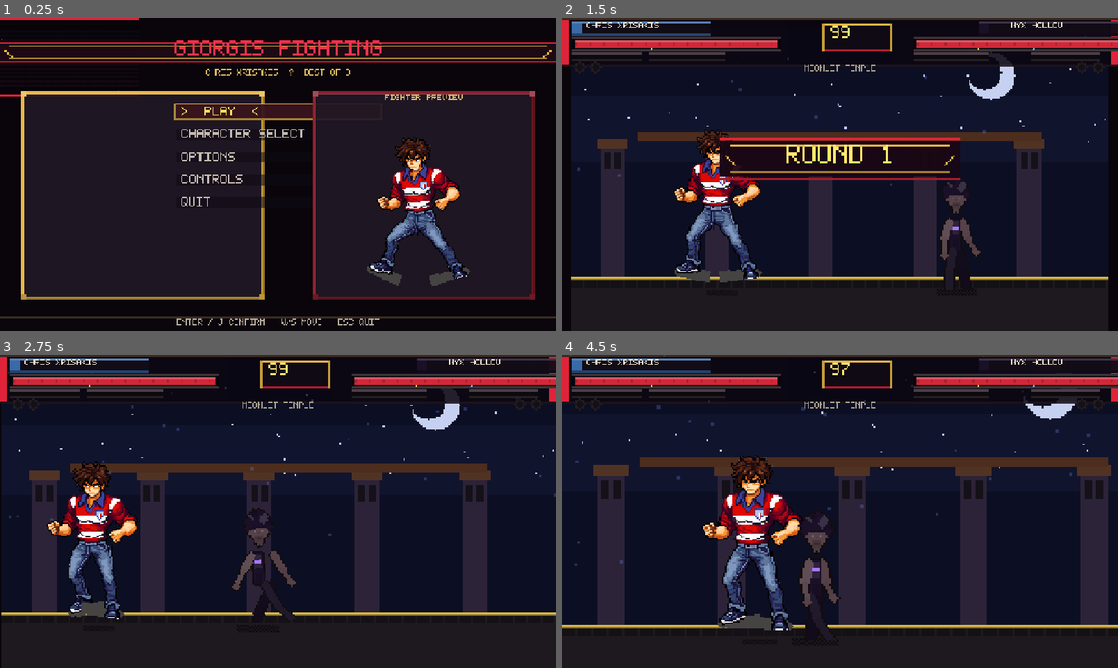
Above: before the commit, frames 1-4 (two rows, left to right).
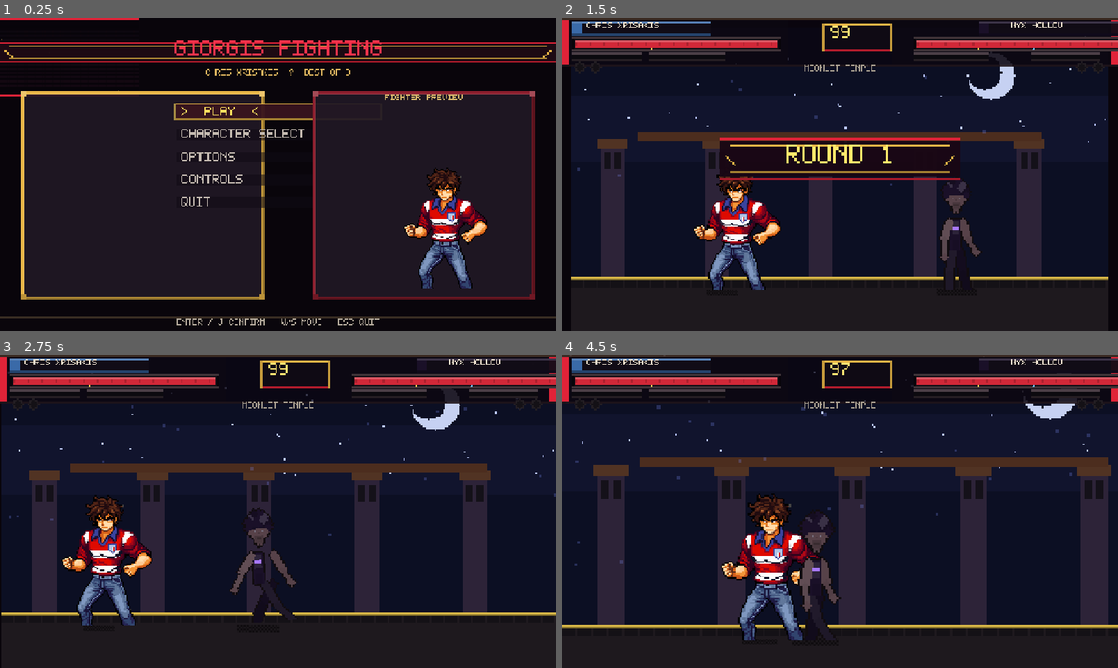
Above: after the commit, the same moments.

Repository: SirGiorgis/games
Game: Godot game, scene res://scenes/bootstrap.tscn
The game is run twice, just before and just after one commit, with the same random seed, the same clock (stepped at 60 frames per second) and the same inputs.
Inputs (mouse positions are in pixels of both pictures, inside the frame that each line leads up to):
- Up to frame 1 (0.25 s): no input
- Up to frame 2 (1.5 s): tap Enter (menu_confirm) at 0.5 s; move the mouse to (962, 158) at 0.52 s; hold D (menu_right) from 0.53 s (still down); tap U (p1_block) at 0.6 s; click (962, 158) at 0.67 s; tap Space at 0.77 s; move the mouse to (728, 190) at 1.27 s; tap I (p1_grab) at 1.35 s
- Up to frame 3 (2.75 s): tap Space at 1.52 s; move the mouse to (333, 442) at 2.02 s; release D (menu_right) at 2.03 s; hold A (menu_left) from 2.03 s (still down); tap K (p1_heavy) at 2.1 s
- Up to frame 4 (4.5 s): move the mouse to (812, 574) at 2.77 s; release A (menu_left) at 2.78 s; hold D (menu_right) 2.78-4.28 s; tap J (p1_light) at 2.85 s; click (812, 574) at 2.92 s; tap Space at 3.02, 3.77 s; move the mouse to (1006, 558) at 3.52 s; tap L (p1_special) at 3.6 s; move the mouse to (673, 464) at 4.27 s; hold A (menu_left) from 4.28 s (still down); tap O (p1_ultimate) at 4.35 s

The runs differ from the first frame. In frame 1, 4.4% of the frame differs, in the area x 66-88%, y 38-87%; in frame 2, 4.4%; in frame 3, 4.8%; in frame 4, 6.0%, in the area x 25-47%, y 32-92%.

Commit message:
Fix Chris model animation: full-body locomotion with arm-overlay attacks.
- Use intact sprite blits for idle/walk/run to eliminate limb gaps
- Overlay rotating punch arm on attacks with lunge offsets and impact flashes
- Hold strike frame during active hitbox window for readable punches
- Stronger walk bob/weight shift and attack squash/lunge in FighterVisual

Co-authored-by: SirGiorgis <SirGiorgis@users.noreply.github.com>

Diff:
--- a/ashen-rite/scripts/combat/fighter.gd
+++ b/ashen-rite/scripts/combat/fighter.gd
@@ -433,6 +433,7 @@
 	attack_active_until = atk.startup + atk.active
 	hitbox.disarm()
 	hitbox.configure(atk.size, Vector2(atk.reach * facing, atk.y))
+	visual.set_attack_timing(atk.startup, atk.active, atk.duration)
 	match kind:
 		"light", "clight", "jlight":
 			state = State.LIGHT
--- a/ashen-rite/scripts/combat/fighter_visual.gd
+++ b/ashen-rite/scripts/combat/fighter_visual.gd
@@ -21,6 +21,9 @@
 var _last_pose := ""
 var _hold_pose := false
 var _base_scale := Vector2.ONE
+var _atk_startup := 0.0
+var _atk_active := 0.0
+var _atk_duration := 1.0
 
 const ONE_SHOT := ["hit", "air_hit", "launch", "knockdown", "defeat", "land", "getup", "prejump", "block_hit"]
 const ATTACK_POSES := ["light", "clight", "jlight", "heavy", "cheavy", "jheavy", "special", "ultimate", "grab", "jump"]
@@ -71,6 +74,12 @@
 	impact = max(impact, amount)
 
 
+func set_attack_timing(startup: float, active: float, duration: float) -> void:
+	_atk_startup = startup
+	_atk_active = active
+	_atk_duration = maxf(duration, 0.01)
+
+
 func _process(delta: float) -> void:
 	_time += delta
 	flash = max(0.0, flash - delta * 9.0)
@@ -96,9 +105,12 @@
 		var lu: float = clampf(one_shot_u, 0.0, 1.0)
 		squash = 1.0 + (1.0 - lu) * 0.18
 		stretch = 1.0 - (1.0 - lu) * 0.1
+	elif pose in ["light", "clight", "jlight"] and attack_u > 0.22 and attack_u < 0.58:
+		squash = 1.05
+		stretch = 0.96
 	elif pose in ["heavy", "cheavy", "jheavy", "ultimate"] and attack_u > 0.28 and attack_u < 0.52:
-		squash = 1.08
-		stretch = 0.94
+		squash = 1.1
+		stretch = 0.92
 
 	_sprite.scale = Vector2(_base_scale.x * (1.0 + impact * 0.06), _base_scale.y * stretch * squash)
 	_sprite.position.y = _base_y() + _pose_bob() + impact * 6.0
@@ -145,8 +157,11 @@
 	match pose:
 		"backdash":
 			return -facing * 3.0 * sin(_time * 18.0)
+		"light", "clight", "jlight", "heavy", "cheavy", "jheavy":
+			if attack_u > 0.2 and attack_u < 0.65:
+				return facing * smoothstep(0.2, 0.5, attack_u) * 8.0
 		"special", "ultimate":
-			return facing * attack_u * 4.0
+			return facing * attack_u * 6.0
 	return 0.0
 
 
@@ -213,18 +228,27 @@
 
 func _attack_index(arr: Array, u: float) -> int:
 	var n: int = arr.size()
+	if n <= 1:
+		return 0
+	var su: float = _atk_startup / _atk_duration
+	var au: float = _atk_active / _atk_duration
+	var eu: float = su + au
+	# Hold the crisp strike frame while hitboxes are active
+	if au > 0.01 and u >= su and u <= eu and pose in ["light", "clight", "jlight", "heavy", "cheavy", "jheavy", "special", "ultimate", "grab"]:
+		var strike_u: float = su + au * 0.42
+		return clampi(int(strike_u * float(n - 1)), 0, n - 1)
 	var mapped: float = u
 	match pose:
 		"light", "clight", "jlight":
-			mapped = _phase_map(u, 0.24, 0.30, 0.46)
+			mapped = _phase_map(u, 0.20, 0.30, 0.50)
 		"heavy", "cheavy", "jheavy":
-			mapped = _phase_map(u, 0.34, 0.28, 0.38)
+			mapped = _phase_map(u, 0.30, 0.28, 0.42)
 		"special":
-			mapped = _phase_map(u, 0.16, 0.34, 0.50)
+			mapped = _phase_map(u, 0.14, 0.36, 0.50)
 		"ultimate":
-			mapped = _phase_map(u, 0.22, 0.32, 0.46)
+			mapped = _phase_map(u, 0.20, 0.32, 0.48)
 		"grab":
-			mapped = _phase_map(u, 0.22, 0.36, 0.42)
+			mapped = _phase_map(u, 0.18, 0.38, 0.44)
 		"jump":
 			mapped = clampf(u, 0.0, 1.0)
 	return clampi(int(mapped * float(n - 1)), 0, n - 1)
--- a/ashen-rite/scripts/pixel/pixel_fighter_bake.gd
+++ b/ashen-rite/scripts/pixel/pixel_fighter_bake.gd
@@ -9,9 +9,14 @@
 const MODEL_W := 160
 const MODEL_H := 160
 const MODEL_SCALE := 3
-const _UPPER := Rect2i(18, 2, 96, 70)
-const _LEG_L := Rect2i(24, 68, 36, 54)
-const _LEG_R := Rect2i(56, 68, 42, 54)
+const _HEAD := Rect2i(40, 3, 48, 28)
+const _TORSO := Rect2i(34, 28, 60, 44)
+const _ARM_L := Rect2i(10, 32, 38, 40)
+const _ARM_R := Rect2i(84, 30, 38, 42)
+const _LEG_L := Rect2i(26, 68, 34, 54)
+const _LEG_R := Rect2i(58, 68, 38, 54)
+const _HIP_X := 64
+const _HIP_Y := 72
 
 static var _face_cache: Dictionary = {}
 static var _model_cache: Dictionary = {}
@@ -85,50 +90,188 @@
 	var p: Dictionary = _pose_sample(pose, u, ph, f)
 	var pad_x: int = (img.get_width() - 128) / 2
 	var pad_y: int = img.get_height() - 128 - 2
+
+	if pose in ["knockdown", "defeat"]:
+		_paint_model_fall(img, sheet, pad_x, pad_y, u, pose)
+		return
+
+	var m: Dictionary = _model_pose(pose, u, ph, p)
+	var ox: int = pad_x + int(m.get("xoff", 0))
+	var oy: int = pad_y + int(m.get("bob", 0)) + int(m.get("squat", 0))
+	var use_full: bool = bool(m.get("full_body", true))
+
+	if use_full:
+		_blit_sheet(img, sheet, ox, oy)
+	else:
+		_paint_model_parts(img, sheet, ox, oy, m)
+
+	var lead: Dictionary = m["lead_arm"] as Dictionary
+	var rear: Dictionary = m["rear_arm"] as Dictionary
+	if absf(float(lead.rot)) > 2.0:
+		_blit_rot_part(img, sheet, _ARM_R, ox + int(lead.sx), oy + int(lead.sy), float(lead.rot), int(lead.px), int(lead.py))
+	if absf(float(rear.rot)) > 2.0:
+		_blit_rot_part(img, sheet, _ARM_L, ox + int(rear.sx), oy + int(rear.sy), float(rear.rot), int(rear.px), int(rear.py))
+
+	if m.get("fx", false):
+		_punch_flash(img, ox + int(m.get("fx_x", 108)), oy + int(m.get("fx_y", 46)), def.trim)
+	if pose in ["special", "ultimate"]:
+		_smear(img, ox + 80, oy + 100, def.accent, f)
+	elif m.get("fx", false):
+		_smear(img, ox + int(m.get("fx_x", 108)), oy + int(m.get("fx_y", 44)), def.trim, f)
+
+
+static func _paint_model_parts(img: Image, sheet: Image, ox: int, oy: int, m: Dictionary) -> void:
+	var leg_l: Dictionary = m["leg_l"] as Dictionary
+	var leg_r: Dictionary = m["leg_r"] as Dictionary
+	var hip_x: int = ox + _HIP_X
+	var hip_y: int = oy + _HIP_Y
+	_blit_rot_part(img, sheet, _LEG_L, hip_x + int(leg_l.dx) - 38, hip_y + int(leg_l.dy), float(leg_l.rot), 16, 4)
+	_blit_rot_part(img, sheet, _LEG_R, hip_x + int(leg_r.dx) - 8, hip_y + int(leg_r.dy), float(leg_r.rot), 18, 4)
+	var rear: Dictionary = m["rear_arm"] as Dictionary
+	_blit_rot_part(img, sheet, _ARM_L, ox + int(rear.sx), oy + int(rear.sy), float(rear.rot), int(rear.px), int(rear.py))
+	var torso: Dictionary = m["torso"] as Dictionary
+	_blit_rot_part(img, sheet, _TORSO, ox + int(torso.dx), oy + int(torso.dy), float(torso.rot), 30, 8)
+	var head: Dictionary = m["head"] as Dictionary
+	_blit_rot_part(img, sheet, _HEAD, ox + int(head.dx), oy + int(head.dy), float(head.rot), 24, 22)
+
+
+static func _model_pose(pose: String, u: float, ph: float, p: Dictionary) -> Dictionary:
 	var bob: int = int(p.bob) + int(p.squat)
-	var lean: float = float(p.lean)
+	var lean: int = int(p.lean)
 	var xoff: int = int(p.xoff)
-
-	if pose in ["knockdown", "defeat"]:
-		var fall_u: float = clampf(u, 0.0, 1.0)
-		if fall_u < 0.42:
-			var stagger: float = fall_u / 0.42
-			_blit_rot_part(img, sheet, _LEG_L, pad_x + 30 + xoff, pad_y + 68, -18.0 - stagger * 20.0, 18, 6)
-			_blit_rot_part(img, sheet, _LEG_R, pad_x + 54 + xoff, pad_y + 68, 14.0 + stagger * 16.0, 20, 6)
-			_blit_rot_part(img, sheet, _UPPER, pad_x + 24 + xoff + int(stagger * 8.0), pad_y + 6 + int(stagger * 6.0), 8.0 + stagger * 24.0, 48, 66)
-		else:
-			var laid := sheet.duplicate()
-			laid.rotate_90(ClockDirection.CLOCKWISE)
-			_blit_sheet(img, laid, xoff - 10, pad_y + 12 + int((fall_u - 0.42) * 24.0))
-		return
-
-	var leg_amp: float = 18.0
-	if pose == "run":
-		leg_amp = 28.0
-	elif pose == "walk":
-		leg_amp = 20.0
-	elif pose == "backdash":
-		leg_amp = 14.0
-
-	var ll_rot: float = (float(p.ll_a) - 90.0) * 0.55 + sin(ph) * leg_amp * 0.35
-	var lr_rot: float = (float(p.lr_a) - 90.0) * 0.55 - sin(ph) * leg_amp * 0.35
-	if pose in ["walk", "run", "backdash"]:
-		ll_rot = sin(ph) * leg_amp
-		lr_rot = sin(ph + PI) * leg_amp
-
-	var hip_y: int = pad_y + 68 + bob
-	var ux: int = pad_x + 18 + xoff + int(lean)
-	var uy: int = pad_y + 2 + bob - int(maxf(0.0, -float(p.squat)) * 0.4)
-
-	_blit_rot_part(img, sheet, _LEG_L, pad_x + 24 + xoff, hip_y, ll_rot + float(p.ll_b) * 0.25, 18, 6)
-	_blit_rot_part(img, sheet, _LEG_R, pad_x + 56 + xoff, hip_y, lr_rot - float(p.lr_b) * 0.25, 20, 6)
-	var upper_rot: float = -lean * 1.4 - (float(p.ar_a) - 70.0) * 0.08
-	_blit_rot_part(img, sheet, _UPPER, ux, uy, upper_rot, 48, 66)
-
-	if pose in ["special", "ultimate"]:
-		_smear(img, img.get_width() / 2 + xoff, img.get_height() - 48, def.accent, f)
-	if pose in ["light", "heavy", "clight", "cheavy", "jlight", "jheavy"] and u > 0.22 and u < 0.58:
-		_smear(img, ux + 40, uy + 30, def.trim, f)
+	var base := {
+		"xoff": xoff, "bob": bob, "squat": 0, "full_body": true,
+		"leg_l": {"dx": 0, "dy": 0, "rot": 0.0},
+		"leg_r": {"dx": 0, "dy": 0, "rot": 0.0},
+		"torso": {"dx": lean, "dy": 0, "rot": 0.0},
+		"head": {"dx": 0, "dy": 0, "rot": 0.0},
+		"rear_arm": {"sx": 10, "sy": 32, "px": 8, "py": 8, "rot": 0.0},
+		"lead_arm": {"sx": 84, "sy": 30, "px": 6, "py": 8, "rot": 0.0},
+		"fx": false,
+	}
+	match pose:
+		"idle":
+			var breathe: float = sin(ph)
+			base.bob = int(round(breathe * 2.0))
+			base.xoff = int(round(breathe * 0.5))
+		"walk":
+			var step: int = int(floor(ph / TAU * 8.0)) % 8
+			var s: Dictionary = _walk_table()[step]
+			base.bob = int(s.bob)
+			base.xoff = int(s.lean) + int(s.near_x)
+		"run":
+			var rs: int = int(floor(ph / TAU * 6.0)) % 6
+			var rt: Dictionary = _run_table()[rs]
+			base.bob = int(rt.bob)
+			base.xoff = int(rt.xoff) + int(rt.near_x)
+		"backdash":
+			base.xoff = -10 + int(sin(ph * 2.0) * -3.0)
+			base.bob = int(abs(sin(ph * 2.0)) * 2.0)
+		"prejump", "crouch", "land", "getup":
+			base.bob = bob
+			base.squat = int(p.squat)
+		"jump":
+			base.bob = bob - int(_kf([[0.0, 0.0], [0.2, 4.0], [0.5, -6.0], [0.8, -2.0], [1.0, 2.0]], u))
+			base.xoff = int(_kf([[0.0, 0.0], [0.35, 2.0], [0.7, -1.0], [1.0, 0.0]], u))
+		"block", "block_hit":
+			base.xoff = xoff + (5 if pose == "block_hit" else 0)
+			base.bob = 1 if pose == "block_hit" else 0
+		"light", "clight", "jlight":
+			var au: float = _attack_phase(u, 0.20, 0.30)
+			var strike: float = smoothstep(0.30, 0.55, au)
+			var wind: float = 1.0 - strike
+			base.xoff = int(lerpf(-4.0, 16.0, strike))
+			base.bob = int(lerpf(0.0, -3.0, strike) + wind * 1.0)
+			base.lead_arm.rot = lerpf(-14.0, 72.0, _ease_out_cubic(strike))
+			base.rear_arm.rot = lerpf(4.0, -28.0, strike)
+			if strike > 0.25:
+				base.fx = true
+				base.fx_x = 104 + int(strike * 18.0)
+				base.fx_y = 56
+		"heavy", "cheavy", "jheavy":
+			var hu: float = _attack_phase(u, 0.30, 0.28)
+			var hstrike: float = smoothstep(0.32, 0.58, hu)
+			base.xoff = int(lerpf(-6.0, 18.0, hstrike))
+			base.bob = int(lerpf(2.0, -5.0, hstrike))
+			base.lead_arm.rot = lerpf(-22.0, 78.0, _ease_out_back(hstrike))
+			base.rear_arm.rot = lerpf(8.0, -36.0, hstrike)
+			if hstrike > 0.22:
+				base.fx = true
+				base.fx_x = 108 + int(hstrike * 20.0)
+				base.fx_y = 54
+		"special", "ultimate":
+			var spu: float = _attack_phase(u, 0.14, 0.36)
+			base.xoff = int(spu * 14.0)
+			base.bob = int(sin(spu * PI) * -3.0)
+			base.lead_arm.rot = lerpf(-6.0, 44.0, spu)
+			base.rear_arm.rot = lerpf(0.0, -42.0, spu)
+			if spu > 0.28:
+				base.fx = spu < 0.88
+				base.fx_x = 110 + int(spu * 14.0)
+				base.fx_y = 44
+		"grab":
+			var gu: float = _attack_phase(u, 0.18, 0.38)
+			base.xoff = int(gu * 8.0)
+			base.lead_arm.rot = lerpf(-6.0, 22.0, gu)
+			base.rear_arm.rot = lerpf(0.0, 20.0, gu)
+		"hit", "air_hit", "launch":
+			base.xoff = xoff + lean
+			base.bob = int(p.head_x)
+		"victory":
+			base.bob = int(sin(ph * 2.0) * 2.0)
+			base.lead_arm.rot = lerpf(-8.0, -55.0, _ease_out_back(minf(u * 1.3, 1.0)))
+			base.rear_arm.rot = -12.0 + sin(ph) * 4.0
+		_:
+			pass
+	return base
+
+
+static func _walk_table() -> Array:
+	return [
+		{"bob": 0, "lean": 0, "near_x": 0},
+		{"bob": -2, "lean": 2, "near_x": 4},
+		{"bob": -3, "lean": 2, "near_x": 6},
+		{"bob": -2, "lean": 1, "near_x": 3},
+		{"bob": 0, "lean": 0, "near_x": 0},
+		{"bob": -2, "lean": -2, "near_x": -4},
+		{"bob": -3, "lean": -2, "near_x": -6},
+		{"bob": -2, "lean": -1, "near_x": -3},
+	]
+
+
+static func _run_table() -> Array:
+	return [
+		{"bob": -1, "xoff": 3, "near_x": 4},
+		{"bob": -3, "xoff": 5, "near_x": 6},
+		{"bob": -2, "xoff": 4, "near_x": 2},
+		{"bob": -1, "xoff": 3, "near_x": -4},
+		{"bob": -3, "xoff": 5, "near_x": -6},
+		{"bob": -2, "xoff": 4, "near_x": -2},
+	]
+
+
+static func _paint_model_fall(img: Image, sheet: Image, pad_x: int, pad_y: int, u: float, pose: String) -> void:
+	if u < 0.38:
+		var st: float = u / 0.38
+		var ox: int = pad_x + int(st * 10.0)
+		var oy: int = pad_y + int(st * 4.0)
+		_blit_rot_part(img, sheet, _LEG_L, ox + 26, oy + 68, -12.0 - st * 16.0, 16, 4)
+		_blit_rot_part(img, sheet, _LEG_R, ox + 58, oy + 68, 10.0 + st * 12.0, 18, 4)
+		_blit_rot_part(img, sheet, _TORSO, ox + 34 + int(st * 6.0), oy + 28, 8.0 + st * 20.0, 30, 8)
+		_blit_rot_part(img, sheet, _HEAD, ox + 40 + int(st * 8.0), oy + 3, 6.0 + st * 14.0, 24, 22)
+		_blit_rot_part(img, sheet, _ARM_L, ox + 10, oy + 32, 30.0 + st * 20.0, 8, 8)
+		_blit_rot_part(img, sheet, _ARM_R, ox + 84, oy + 30, -10.0, 6, 8)
+	else:
+		var laid := sheet.duplicate()
+		laid.rotate_90(ClockDirection.CLOCKWISE)
+		_blit_sheet(img, laid, pad_x - 12, pad_y + 14 + int((u - 0.38) * 28.0))
+
+
+static func _punch_flash(img: Image, x: int, y: int, col: Color) -> void:
+	Pix.disc(img, x, y, 3, Color(1.0, 0.98, 0.92, 0.85))
+	Pix.disc(img, x + 1, y, 2, Color(col.lightened(0.4), 0.7))
+	for i in 4:
+		Pix.hline(img, x - 6 - i * 2, y - 1 + i, 5 + i, Color(col, 0.25 - float(i) * 0.04))
 
 
 static func _scale_img(src: Image, sx: float, sy: float) -> Image:
@@ -217,6 +360,7 @@
 
 
 static func _paint(img: Image, def: CharacterDef, pose: String, f: int, n: int) -> void:
+	var u: float = float(f) / float(maxi(n - 1, 1))
 	var p: Dictionary = _rig(pose, f, n)
 	var skinny: bool = def.build == "lean" or def.width_scale < 0.92
 	var racing: bool = def.style == "racing"
@@ -237,14 +381,18 @@
 	var at: int = 2 if skinny else 3
 
 	_limb(img, cx - 2, hip_y, float(p.ll_a), float(p.ll_b), 14, 14, lt, ls, pants, shoes, true, kit)
+	_limb(img, cx + 2, hip_y, float(p.lr_a), float(p.lr_b), 14, 14, lt, ls, pants.lightened(0.06), shoes, true, kit)
 	_arm(img, cx - (4 if skinny else 5), hip_y - 17, float(p.al_a), float(p.al_b), 10, 9, at, sleeve, def.skin)
-
 	_torso(img, def, cx, hip_y, skinny, racing, kit, int(p.lean))
-	_limb(img, cx + 2, hip_y, float(p.lr_a), float(p.lr_b), 14, 14, lt, ls, pants.lightened(0.06), shoes, true, kit)
-	_arm(img, cx + (4 if skinny else 5) + int(p.lean), hip_y - 17, float(p.ar_a), float(p.ar_b), 10, 10, at, sleeve.lightened(0.06), def.skin)
+	_arm(img, cx + (4 if skinny else 5) + int(p.lean), hip_y - 17, float(p.ar_a), float(p.ar_b), 11, 11, at, sleeve.lightened(0.06), def.skin)
 
 	if (racing or kit) and pose in ["special", "ultimate"]:
 		_smear(img, cx, hip_y, def.accent, f)
+	if pose in ["light", "clight", "jlight", "heavy", "cheavy", "jheavy", "grab"] and u > 0.28 and u < 0.62:
+		var fist_x: int = cx + 28 + int(p.lean) + int(p.xoff)
+		var fist_y: int = hip_y - 20
+		_punch_flash(img, fist_x, fist_y, def.trim)
+		_smear(img, fist_x - 8, fist_y, def.trim, f)
 
 	var hx: int = cx - 1 + int(p.lean) + int(p.head_x)
 	var hy: int = hip_y - 32 + int(int(p.squat) / 2)
@@ -420,12 +568,15 @@
 			d.al_b = 68.0
 			d.ar_b = 74.0
 		"light":
-			var au: float = _attack_phase(u, 0.22, 0.28)
-			d.ar_a = lerpf(150.0, -5.0, _ease_out_cubic(au / 0.72))
-			d.ar_b = lerpf(24.0, 2.0, smoothstep(0.15, 0.65, au))
-			d.al_a = lerpf(118.0, 128.0, au)
-			d.lean = int(round(smoothstep(0.25, 0.55, au) * 4.0))
-			d.xoff = int(round(smoothstep(0.3, 0.55, au) * 3.0))
+			var au: float = _attack_phase(u, 0.20, 0.30)
+			d.ar_a = lerpf(158.0, -2.0, _ease_out_cubic(au / 0.72))
+			d.ar_b = lerpf(32.0, -6.0, _ease_out_cubic(au / 0.72))
+			d.al_a = lerpf(118.0, 135.0, au)
+			d.al_b = lerpf(16.0, 28.0, smoothstep(0.0, 0.35, au))
+			d.lean = int(round(smoothstep(0.22, 0.52, au) * 5.0))
+			d.xoff = int(round(smoothstep(0.28, 0.52, au) * 5.0))
+			d.ll_a = lerpf(98.0, 92.0, au)
+			d.lr_a = lerpf(82.0, 78.0, au)
 		"clight":
 			var cu: float = _attack_phase(u, 0.18, 0.30)
 			d.squat = 14
--- /dev/null
+++ b/ashen-rite/tools/export_chris.gd
@@ -0,0 +1,46 @@
+extends SceneTree
+## Headless dump of Chris idle / walk / kit frames for visual checks.
+
+
+func _init() -> void:
+	var f := FileAccess.open("res://data/characters/chris_xrisakis.json", FileAccess.READ)
+	if f == null:
+		push_error("missing chris json")
+		quit(1)
+		return
+	var parsed: Variant = JSON.parse_string(f.get_as_text())
+	f.close()
+	var def := CharacterDef.new()
+	def.from_dict(parsed)
+	var frames: Dictionary = PixelFighterBake.bake(def)
+	var dir := "res://.godot/chris_preview"
+	DirAccess.make_dir_recursive_absolute(ProjectSettings.globalize_path(dir))
+	for key in ["idle", "walk", "run", "light", "heavy", "crouch", "jump"]:
+		_export_strip(frames, key, dir)
+	_export_strip(frames, "walk", dir, "walk_strip")
+	_export_strip(frames, "light", dir, "light_strip")
+	_export_strip(frames, "heavy", dir, "heavy_strip")
+	print("exported chris preview frames")
+	quit()
+
+
+func _export_strip(frames: Dictionary, key: String, dir: String, fname: String = "") -> void:
+	if not frames.has(key):
+		return
+	var arr: Array = frames[key]
+	if arr.is_empty():
+		return
+	var out_name: String = fname if not fname.is_empty() else key
+	if fname.is_empty():
+		var img0: Image = (arr[0] as ImageTexture).get_image()
+		img0.resize(img0.get_width() * 2, img0.get_height() * 2, Image.INTERPOLATE_NEAREST)
+		img0.save_png(ProjectSettings.globalize_path("%s/%s.png" % [dir, key]))
+		return
+	var fw: int = (arr[0] as ImageTexture).get_width()
+	var fh: int = (arr[0] as ImageTexture).get_height()
+	var strip := Image.create(fw * arr.size(), fh, false, Image.FORMAT_RGBA8)
+	strip.fill(Color(0, 0, 0, 0))
+	for i in arr.size():
+		var fr: Image = (arr[i] as ImageTexture).get_image()
+		strip.blit_rect(fr, Rect2i(0, 0, fw, fh), Vector2i(fw * i, 0))
+	strip.save_png(ProjectSettings.globalize_path("%s/%s.png" % [dir, out_name]))
